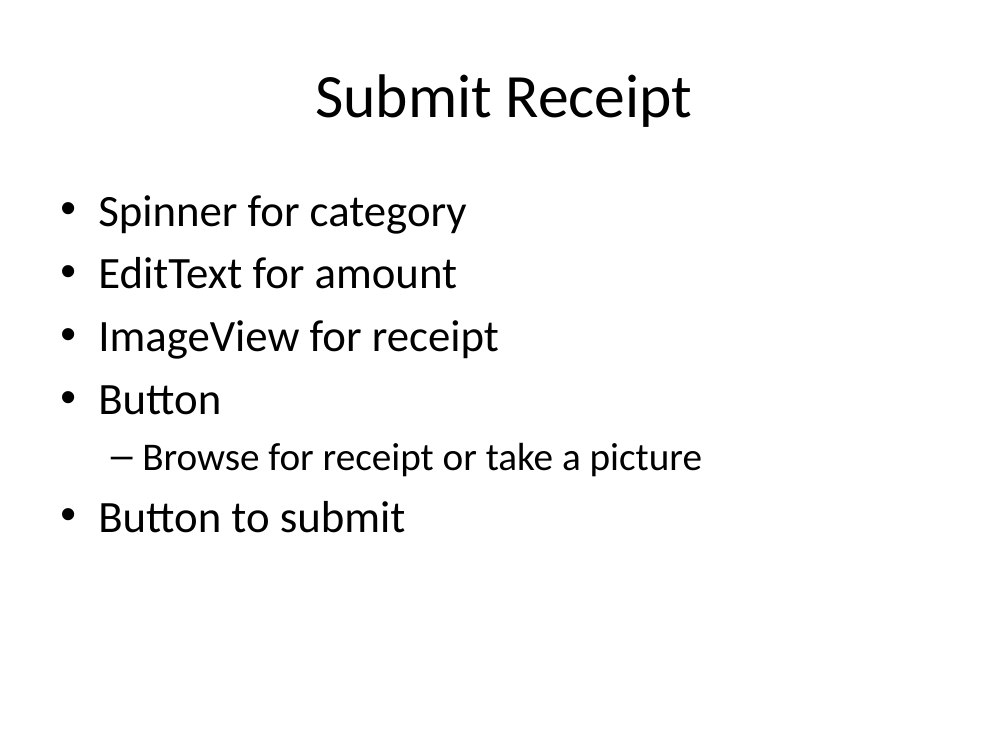
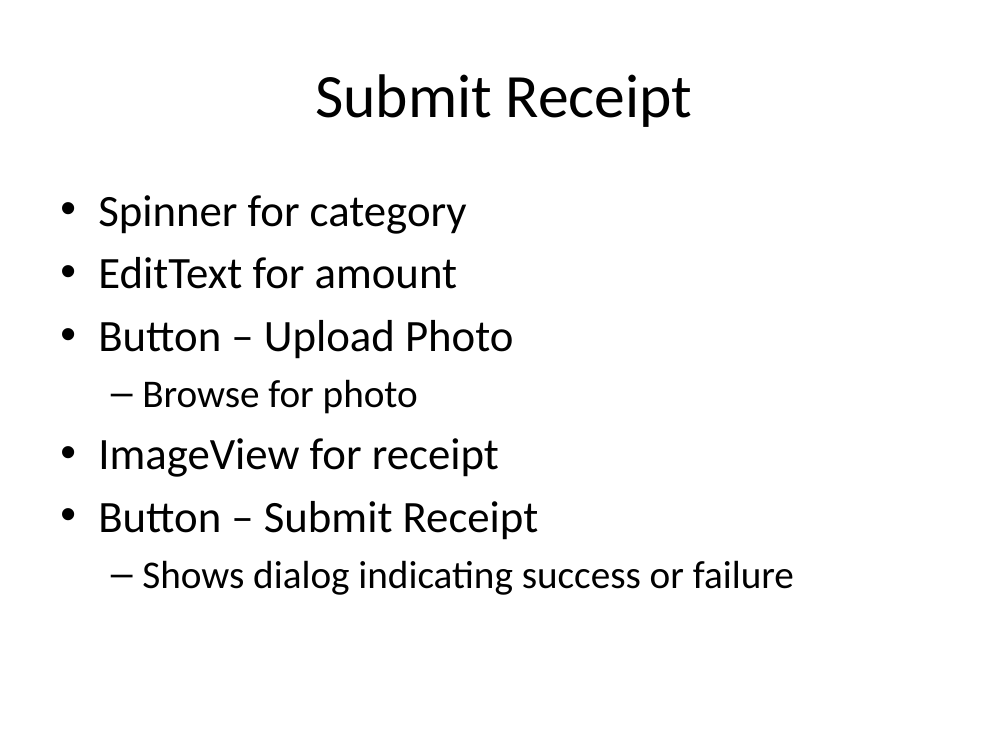
Before and after one commit to KodeFu/cis651project, a slide deck: slide 8 of ProjectLayouts.pptx (slide 9 before the commit). Drawn at 1008x756 pixels with LibreOffice and Linux fonts; fonts in the diff are those of the drawing. Boxes give left, top, right and bottom in pixels: in the first picture for what was removed or moved away, otherwise in the second. Text is boxed around its words. In the diff, an @@ line names an element or a change of style, - is before the commit and + after.

```diff
--- a/ProjectLayouts.pptx
+++ b/ProjectLayouts.pptx
@@ text at <box>98,320,513,414</box>: paragraphs added @@
+• Button – Upload Photo
+  – Browse for photo
@@ text at <box>98,501,794,595</box>: text changed @@
-• Button
-  – Browse for receipt or take a picture
-• Button to submit
+• Button – Submit Receipt
+  – Shows dialog indicating success or failure
```
Also in this commit, not shown: 7 other slides changed, 1 slide added, 1 slide removed, 37 other files.
